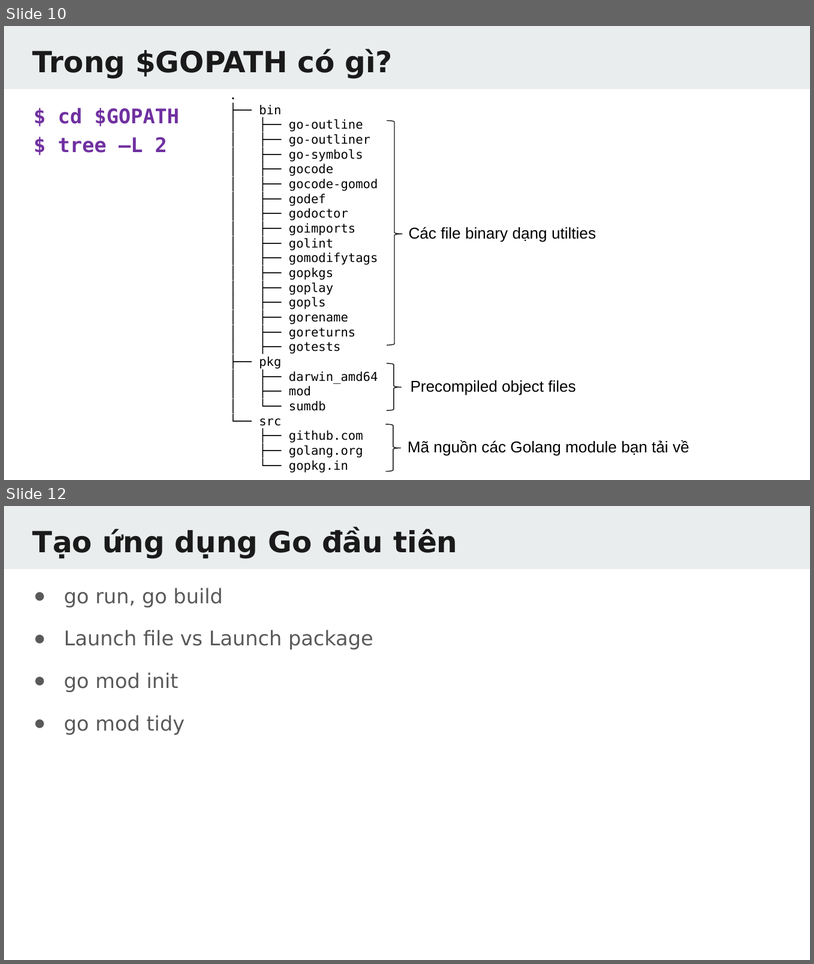
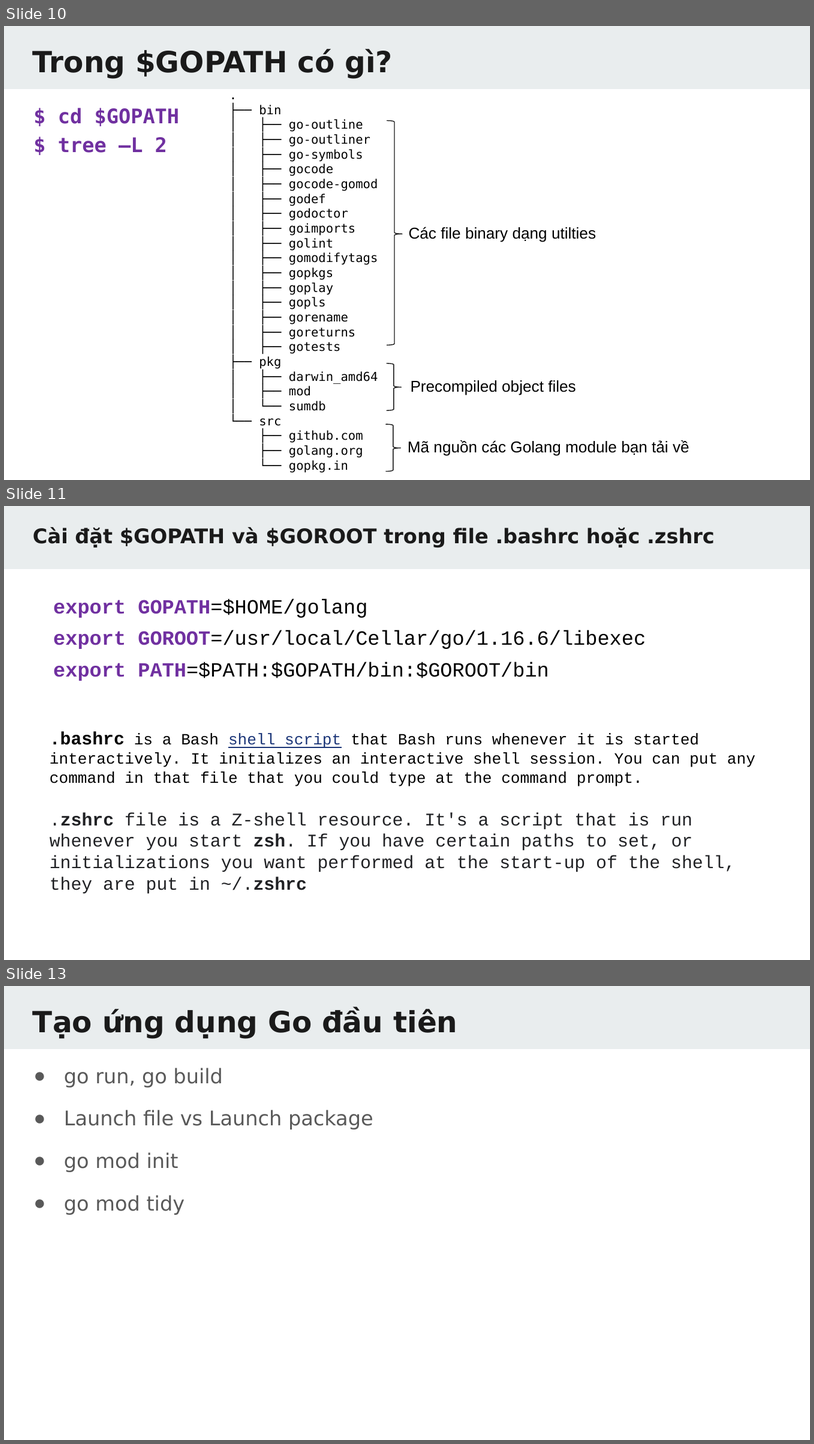
Before and after one commit to TechMaster/golang, a slide deck: slides/GolangBasic1.pptx. Shown one above the other, each under a label of ours: slides 10 and 12 before the commit, slides 10, 11 and 13 after it; the slides between them are not shown. The pictures are 814x964 and 814x1444 pixels, drawn with LibreOffice and Linux fonts; fonts in the diff are those of the drawing. Boxes give left, top, right and bottom in pixels: in the first picture for what was removed or moved away, otherwise in the second. Text is boxed around its words. In the diff, an @@ line names an element or a change of style, - is before the commit and + after.

```diff
--- a/slides/GolangBasic1.pptx
+++ b/slides/GolangBasic1.pptx
@@ slide 11 added at (4,506,810,960), background #FFFFFF; not listed: 1 template element that a slide beside it also shows @@
@@ title added at (33,527,715,548), 18 pt, text #1A1A1A, bold @@
+Cài đặt $GOPATH và $GOROOT trong file .bashrc hoặc .zshrc
@@ text added at (53,598,646,681), 18 pt, text #000000 @@
+export GOPATH=$HOME/golang
+export GOROOT=/usr/local/Cellar/go/1.16.6/libexec
+export PATH=$PATH:$GOPATH/bin:$GOROOT/bin
@@ text added at (50,732,756,894), 16 pt, text #202124 @@
+.bashrc is a Bash shell script that Bash runs whenever it is started interactively. It initializes an interactive shell session. You can put any command in that file that you could type at the command prompt.
+.zshrc file is a Z-shell resource. It's a script that is run whenever you start zsh. If you have certain paths to set, or initializations you want performed at the start-up of the shell, they are put in ~/.zshrc
@@ what was slide 12 is now slide 13 @@
```
Also in this commit, not shown: 8 slides changed, 4 other slides added, 2 slides removed, 44 other files.
